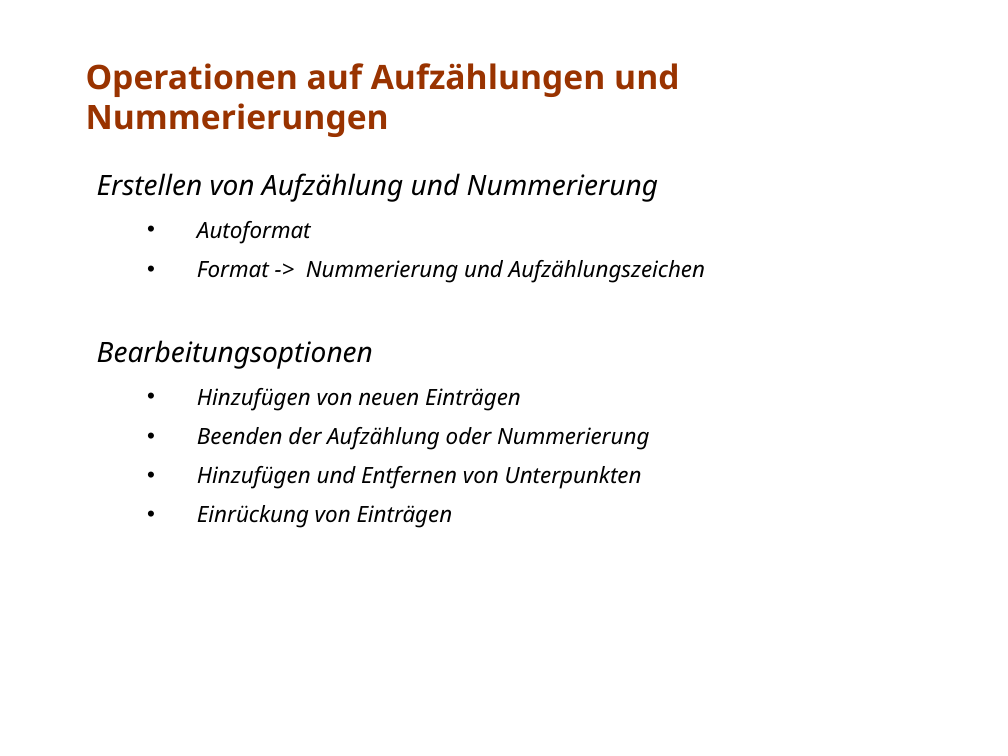
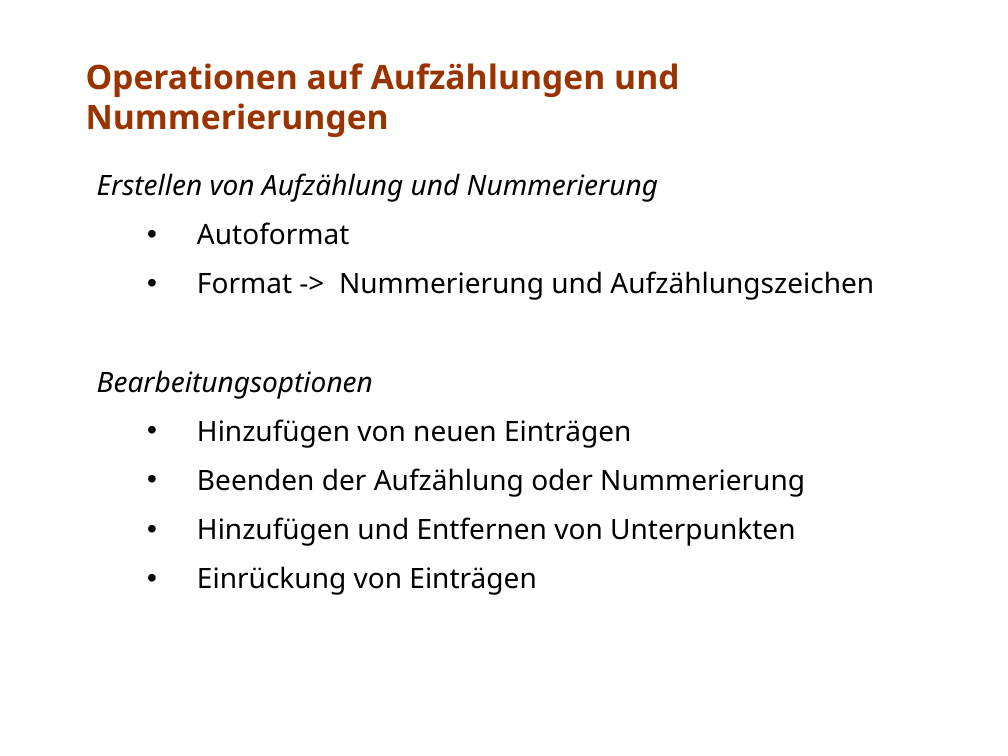
Before and after one commit to stzschoppe/sw-ergonomie, a slide deck: slide 5 of aufgabe7/office/ppt/praes.ppt. Drawn at 1008x756 pixels with LibreOffice and Linux fonts; fonts in the diff are those of the drawing. Boxes give left, top, right and bottom in pixels: in the first picture for what was removed or moved away, otherwise in the second. Text is boxed around its words. In the diff, an @@ line names an element or a change of style, - is before the commit and + after.

```diff
--- a/aufgabe7/office/ppt/praes.ppt
+++ b/aufgabe7/office/ppt/praes.ppt
@@ subtitle at [197, 222, 874, 595]: size 16 to 20 pt, italic off in "Autoformat", "Format -> Nummerierung und Aufzählungszeichen", "Hinzufügen von neuen Einträgen", "Beenden der Aufzählung oder Nummerierung" and 2 more places; more space between paragraphs @@
```
Also in this commit, not shown: 3 other slides changed.
